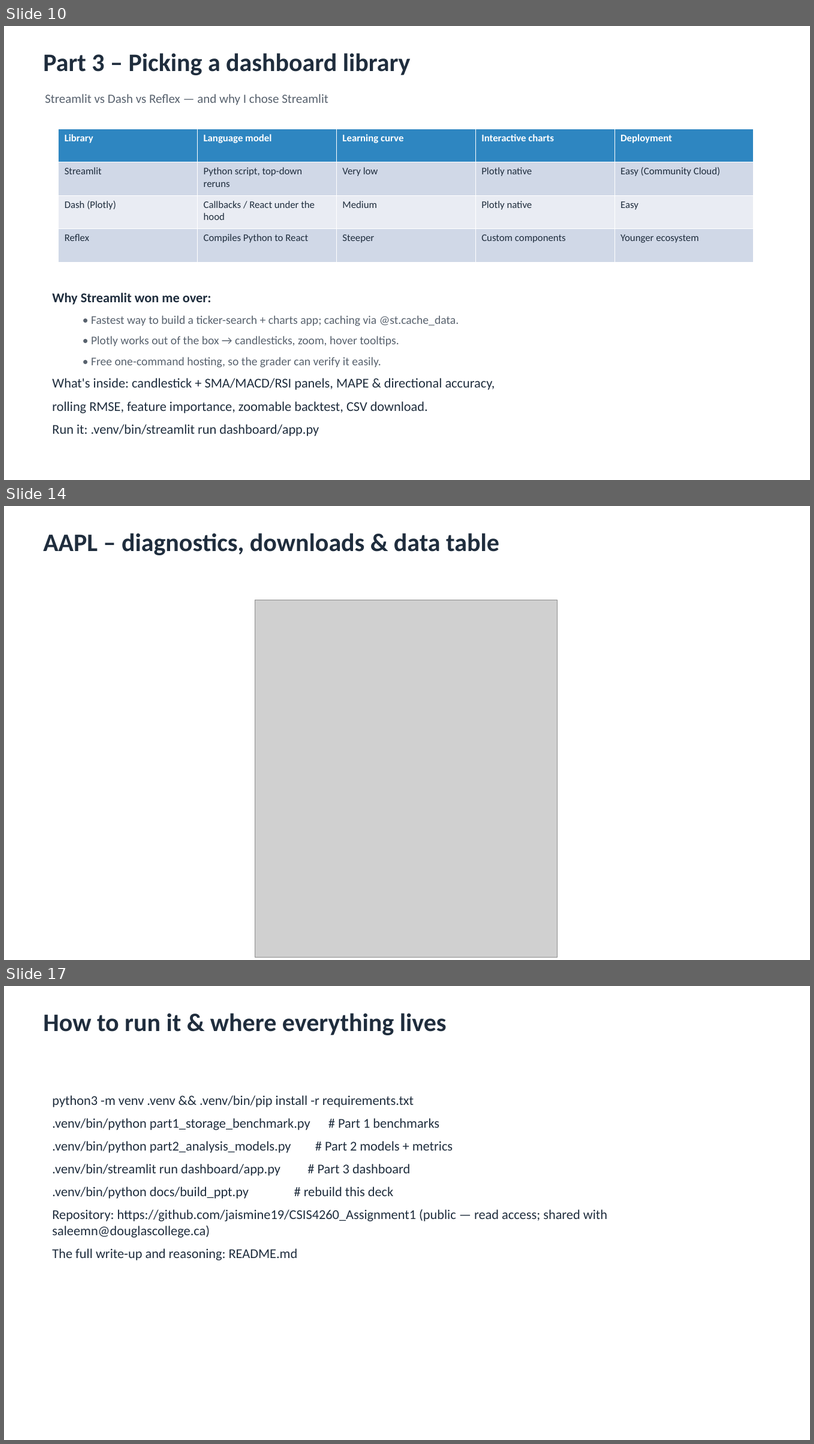
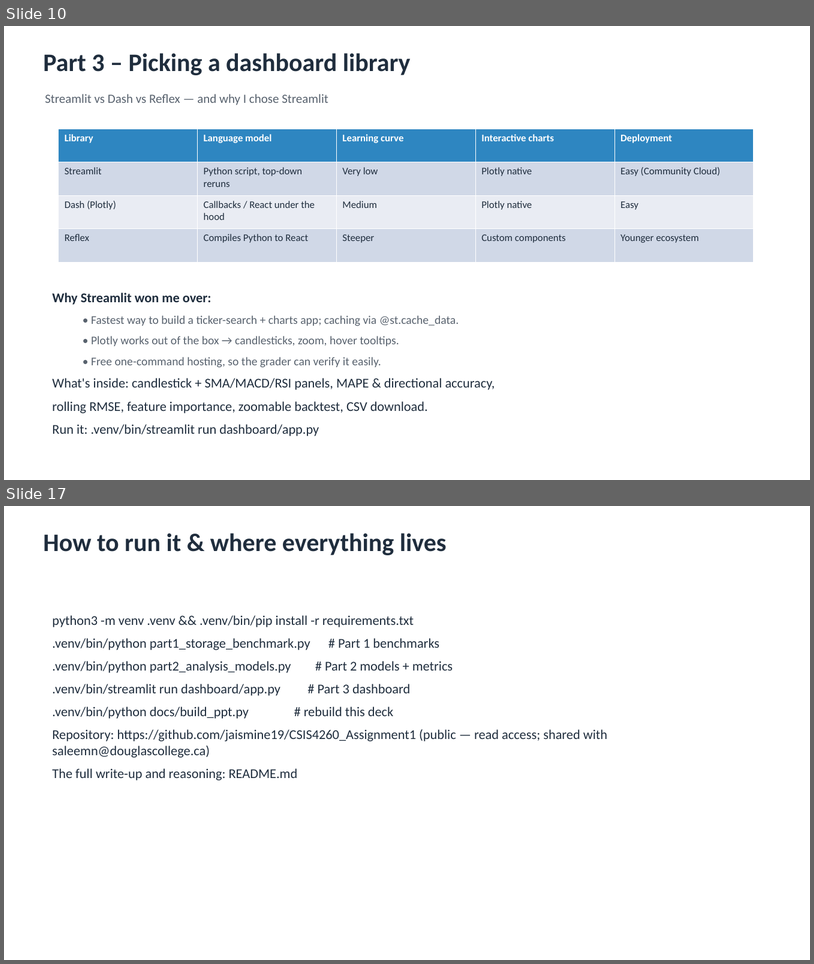
Before and after one commit to jaismine19/NextClose, a slide deck: docs/CSIS4260_Assignment1_Dashboard_Screenshots.pptx. Shown one above the other, each under a label of ours: slides 10, 14 and 17 before the commit, slides 10 and 17 after it; the slides between them are not shown. The pictures are 814x1444 and 814x964 pixels, drawn with LibreOffice and Linux fonts; fonts in the diff are those of the drawing; grey boxes stand for pictures. Boxes give left, top, right and bottom in pixels: in the first picture for what was removed or moved away, otherwise in the second. Text is boxed around its words. In the diff, an @@ line names an element or a change of style, - is before the commit and + after.

Commit message:
Fix dashboard screenshots in the deck: scale images to fit the slide and add description bullets

```diff
--- a/docs/CSIS4260_Assignment1_Dashboard_Screenshots.pptx
+++ b/docs/CSIS4260_Assignment1_Dashboard_Screenshots.pptx
@@ slide 14 removed at (4, 506, 810, 960), background #FFFFFF @@
@@ text removed at (43, 533, 500, 555) @@
-AAPL – diagnostics, downloads & data table
@@ picture removed at (255, 600, 558, 957) @@
```
Also in this commit, not shown: 4 slides changed, 2 slides added, 1 other slide removed, 1 other file.
